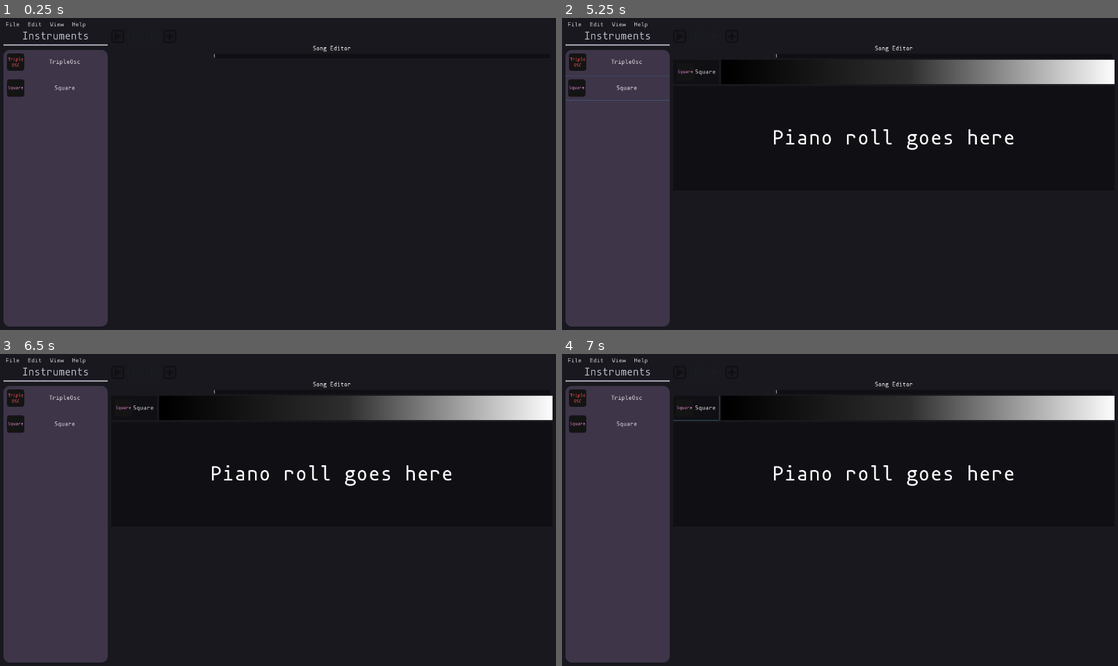
Above: before the commit, frames 1-4 (two rows, left to right).
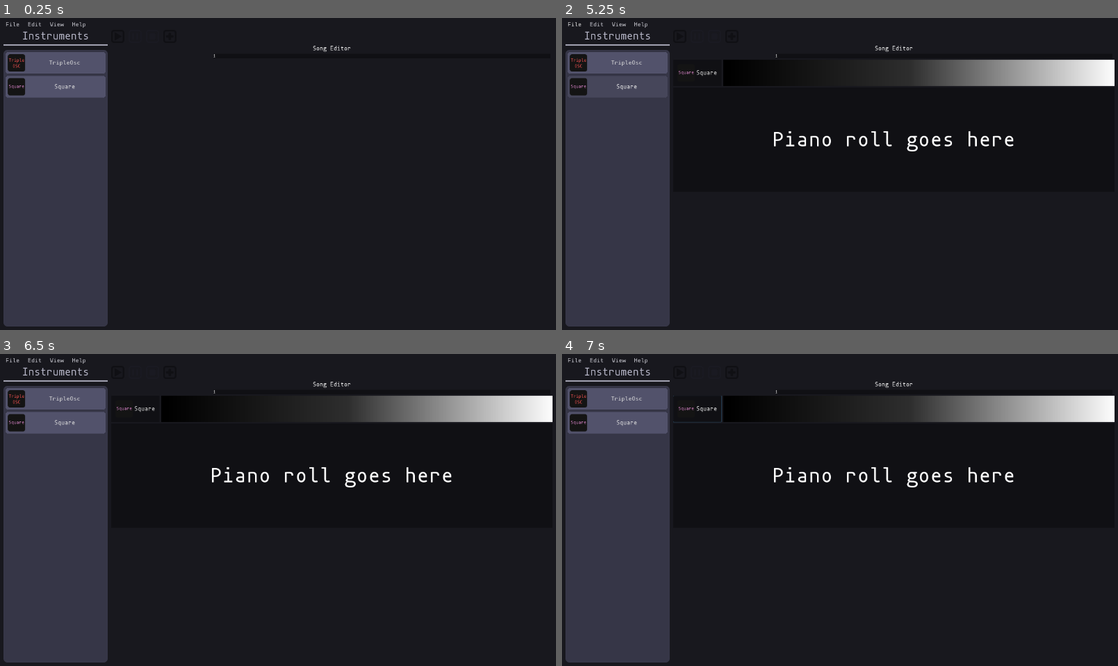
Above: after the commit, the same moments.

Repository: QuadCubedStudios/GoDAW
Game: Godot game, scene res://Main.tscn
Two runs of this game, one before a commit and one after it. Both use one fixed random seed, a clock stepped at 60 frames per second and the inputs below.
Inputs (mouse positions are in pixels of both pictures, inside the frame that each line leads up to):
- Up to frame 1 (0.25 s): no input
- Up to frame 2 (5.25 s): click (678, 36) at 0.5 s; click (678, 36) at 1.25 s; click "File" at 2 s; click "Edit" at 2.75 s; click "View" at 3.5 s; click "TripleOsc" at 4.25 s; click "Square" at 5 s
- Up to frame 3 (6.5 s): click (172, 372) at 5.75 s
- Up to frame 4 (7 s): click "Square" at 6.5 s

The runs differ from the first frame. In frame 1, 2.2% of the frame differs, in the area x 0-20%, y 10-99%; in frame 2, 2.2%; in frame 3, 3.1%; in frame 4, 3.2%, in the area x 0-100%, y 10-99%.

Commit message:
Instruments panel

Diff:
--- a/Panels/Instruments/InstrumentsPanel.gd
+++ b/Panels/Instruments/InstrumentsPanel.gd
@@ -8,8 +8,6 @@
 
 	for instrument in GoDAW.instruments:
 		var btn = ToolButton.new()
-#		var center = CenterContainer.new()
-#		center.add_child(new_instrument)
 
 		var icon = null
 		if dir.file_exists("./%s/Icon.png" % instrument):
@@ -19,6 +17,8 @@
 
 		btn.icon = icon
 		btn.text = instrument
+		btn.flat = false
+		btn.focus_mode = Control.FOCUS_NONE
 		btn.connect("pressed", self, "_on_Instrument_pressed", [btn])
 		$Instruments/VBoxContainer.add_child(btn)
 
--- a/Panels/Instruments/InstrumentsPanel.tscn
+++ b/Panels/Instruments/InstrumentsPanel.tscn
@@ -3,18 +3,18 @@
 [ext_resource path="res://Theme/Default/mononoki-Regular Nerd Font Complete Mono.ttf" type="DynamicFontData" id=1]
 [ext_resource path="res://Panels/Instruments/InstrumentsPanel.gd" type="Script" id=2]
 
-[sub_resource type="DynamicFont" id=2]
+[sub_resource type="DynamicFont" id=1]
 size = 25
 use_mipmaps = true
 use_filter = true
 font_data = ExtResource( 1 )
 
-[sub_resource type="StyleBoxFlat" id=3]
-bg_color = Color( 0.247059, 0.211765, 0.290196, 1 )
-corner_radius_top_left = 16
-corner_radius_top_right = 16
-corner_radius_bottom_right = 16
-corner_radius_bottom_left = 16
+[sub_resource type="StyleBoxFlat" id=2]
+bg_color = Color( 0.215686, 0.215686, 0.282353, 1 )
+corner_radius_top_left = 10
+corner_radius_top_right = 10
+corner_radius_bottom_right = 10
+corner_radius_bottom_left = 10
 
 [node name="InstrumentPanel" type="VBoxContainer"]
 anchor_right = 1.0
@@ -59,7 +59,7 @@
 margin_right = 1280.0
 margin_bottom = 717.0
 size_flags_vertical = 3
-custom_styles/bg = SubResource( 3 )
+custom_styles/bg = SubResource( 2 )
 scroll_horizontal_enabled = false
 
 [node name="VBoxContainer" type="VBoxContainer" parent="Instruments"]
@@ -67,3 +67,4 @@
 margin_bottom = 671.0
 size_flags_horizontal = 3
 size_flags_vertical = 3
+custom_constants/separation = -5
--- a/Theme/Default/GoDAWTheme.tres
+++ b/Theme/Default/GoDAWTheme.tres
@@ -26,6 +26,54 @@
 corner_radius_top_right = 15
 corner_radius_bottom_right = 15
 corner_radius_bottom_left = 15
+
+[sub_resource type="StyleBoxFlat" id=8]
+content_margin_left = 10.0
+content_margin_right = 10.0
+content_margin_top = 10.0
+content_margin_bottom = 10.0
+bg_color = Color( 0.278431, 0.278431, 0.356863, 1 )
+border_width_left = 5
+border_width_top = 5
+border_width_right = 5
+border_width_bottom = 5
+border_color = Color( 0, 0, 0, 0 )
+corner_radius_top_left = 10
+corner_radius_top_right = 10
+corner_radius_bottom_right = 10
+corner_radius_bottom_left = 10
+
+[sub_resource type="StyleBoxFlat" id=6]
+content_margin_left = 10.0
+content_margin_right = 10.0
+content_margin_top = 10.0
+content_margin_bottom = 10.0
+bg_color = Color( 0.32549, 0.32549, 0.423529, 1 )
+border_width_left = 5
+border_width_top = 5
+border_width_right = 5
+border_width_bottom = 5
+border_color = Color( 0, 0, 0, 0 )
+corner_radius_top_left = 10
+corner_radius_top_right = 10
+corner_radius_bottom_right = 10
+corner_radius_bottom_left = 10
+
+[sub_resource type="StyleBoxFlat" id=7]
+content_margin_left = 10.0
+content_margin_right = 10.0
+content_margin_top = 10.0
+content_margin_bottom = 10.0
+bg_color = Color( 0.160784, 0.160784, 0.203922, 1 )
+border_width_left = 5
+border_width_top = 5
+border_width_right = 5
+border_width_bottom = 5
+border_color = Color( 0, 0, 0, 0 )
+corner_radius_top_left = 10
+corner_radius_top_right = 10
+corner_radius_bottom_right = 10
+corner_radius_bottom_left = 10
 
 [resource]
 default_font = ExtResource( 1 )
@@ -55,3 +103,14 @@
 MenuButton/styles/pressed = SubResource( 3 )
 Panel/styles/panel = SubResource( 4 )
 PanelContainer/styles/panel = SubResource( 5 )
+ToolButton/colors/font_color = Color( 0.88, 0.88, 0.88, 1 )
+ToolButton/colors/font_color_disabled = Color( 0.9, 0.95, 1, 0.3 )
+ToolButton/colors/font_color_hover = Color( 0.94, 0.94, 0.94, 1 )
+ToolButton/colors/font_color_pressed = Color( 1, 1, 1, 1 )
+ToolButton/constants/hseparation = 3
+ToolButton/fonts/font = null
+ToolButton/styles/disabled = null
+ToolButton/styles/focus = null
+ToolButton/styles/hover = SubResource( 8 )
+ToolButton/styles/normal = SubResource( 6 )
+ToolButton/styles/pressed = SubResource( 7 )
Not shown: 1 places in Panels/Instruments/InstrumentsPanel.tscn that only renumber resources
Not shown: 1 places in Theme/Default/GoDAWTheme.tres that only renumber resources
